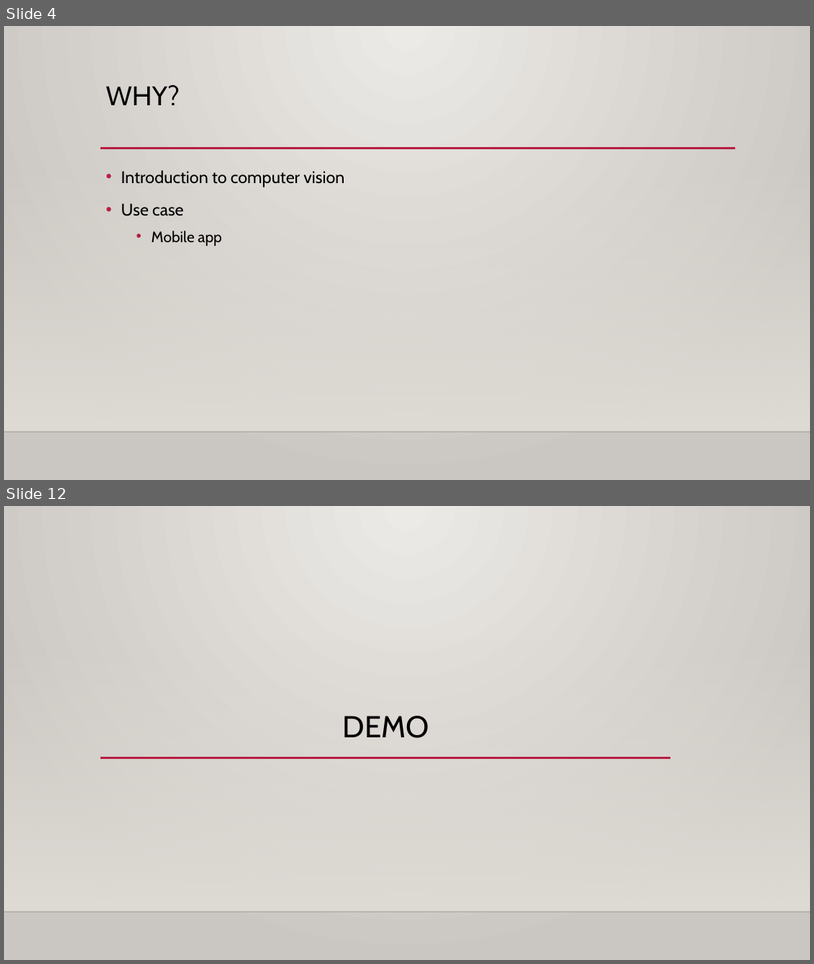
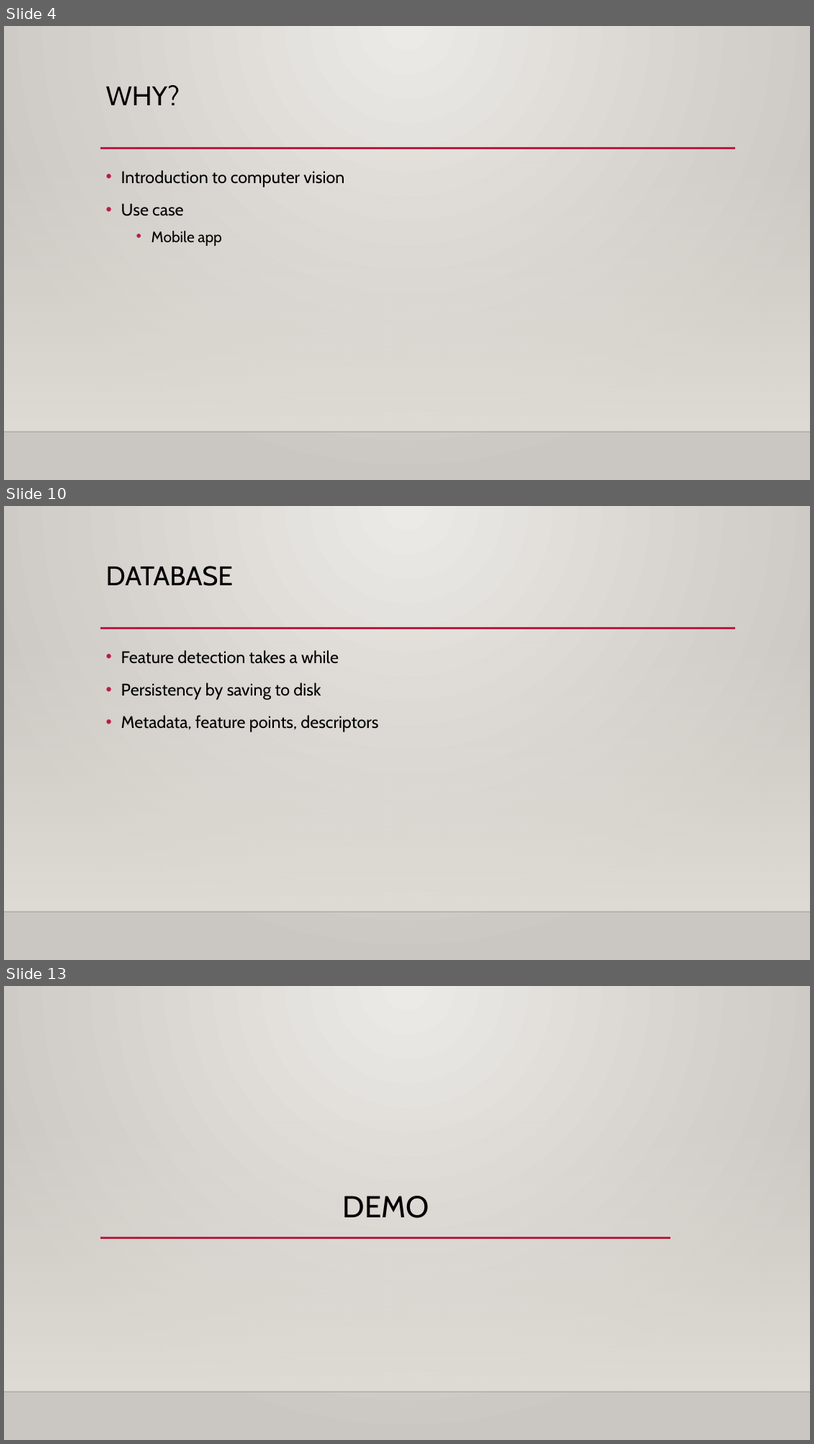
Before and after one commit to timothythiecke/ComputerVisieProject, a slide deck: Presentation/presentation.pptx. Shown one above the other, each under a label of ours: slides 4 and 12 before the commit, slides 4, 10 and 13 after it; the slides between them are not shown. The pictures are 814x964 and 814x1444 pixels, drawn with LibreOffice and Linux fonts; fonts in the diff are those of the drawing; background and template pictures are left out. Boxes give left, top, right and bottom in pixels: in the first picture for what was removed or moved away, otherwise in the second. Text is boxed around its words. In the diff, an @@ line names an element or a change of style, - is before the commit and + after.

```diff
--- a/Presentation/presentation.pptx
+++ b/Presentation/presentation.pptx
@@ slide 10 added at [4, 506, 810, 960], background gradient #ECEAE7 to #CAC7C1; not listed: 3 template elements that a slide beside it also shows @@
@@ title added at [106, 566, 233, 586], 32 pt, text #000000 @@
+DATABASE
@@ text added at [121, 650, 378, 732], 20 pt, text #000000 @@
+• Feature detection takes a while
+• Persistency by saving to disk
+• Metadata, feature points, descriptors
@@ what was slide 12 is now slide 13 @@
```
Also in this commit, not shown: 4 slides changed, 10 other slides added, 6 slides removed.
